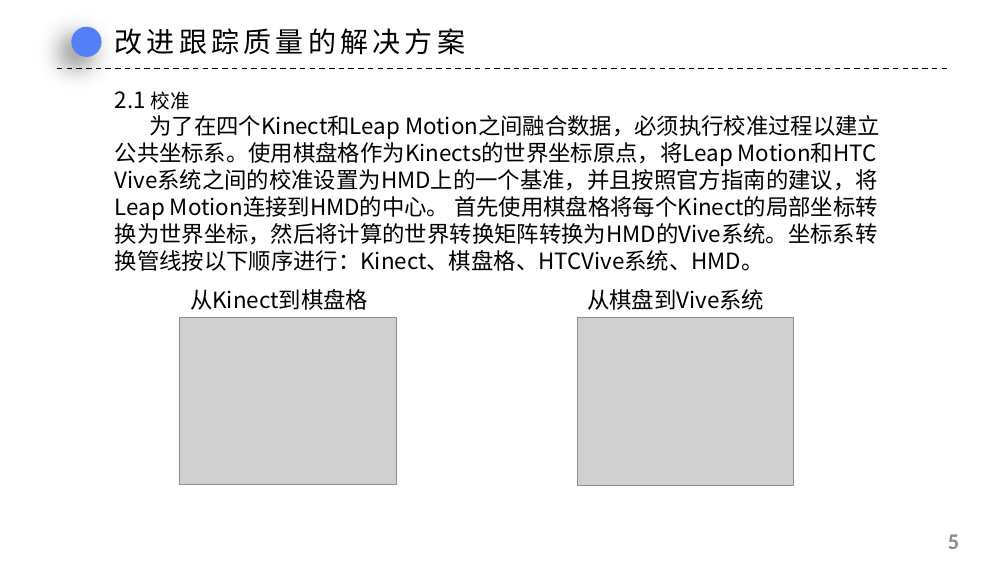
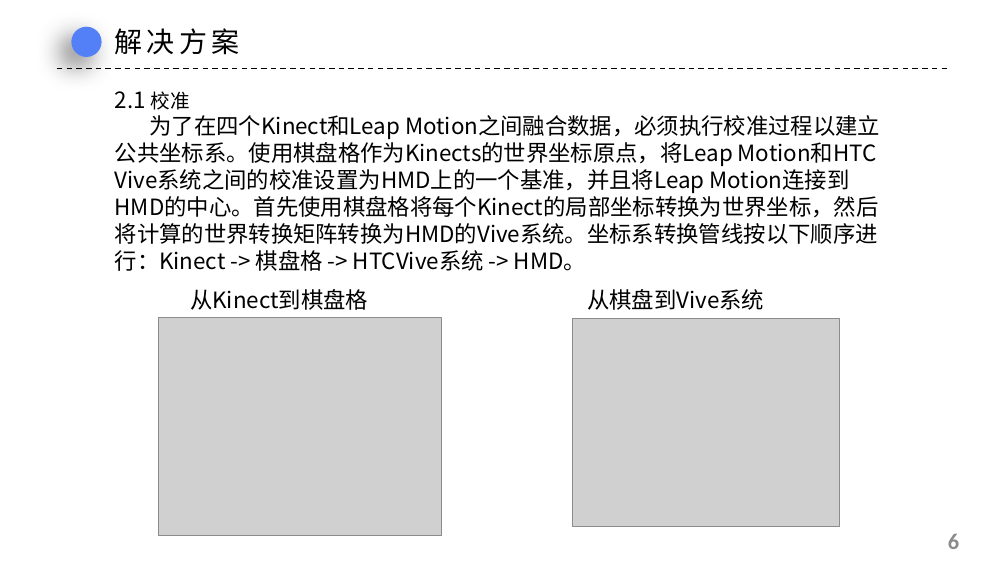
Before and after one commit to urnotmuqi/graphics2019, a slide deck: slide 6 of 21951468张雨薇/读书报告/仅用深度摄像头改善身体和手部追踪.pptx (slide 5 before the commit). Drawn at 1008x567 pixels with LibreOffice and Linux fonts; fonts in the diff are those of the drawing; grey boxes stand for pictures; background and template pictures are left out. Boxes give left, top, right and bottom in pixels: in the first picture for what was removed or moved away, otherwise in the second. Text is boxed around its words. In the diff, an @@ line names an element or a change of style, - is before the commit and + after.

```diff
--- a/21951468张雨薇/读书报告/仅用深度摄像头改善身体和手部追踪.pptx
+++ b/21951468张雨薇/读书报告/仅用深度摄像头改善身体和手部追踪.pptx
@@ text at (x1=115, y1=28, x2=240, y2=55): text changed @@
-改进跟踪质量的解决方案
+解决方案
@@ text at (x1=115, y1=115, x2=880, y2=271): text changed @@
-为了在四个Kinect和Leap Motion之间融合数据，必须执行校准过程以建立公共坐标系。使用棋盘格作为Kinects的世界坐标原点，将Leap Motion和HTC Vive系统之间的校准设置为HMD上的一个基准，并且按照官方指南的建议，将Leap Motion连接到HMD的中心。 首先使用棋盘格将每个Kinect的局部坐标转换为世界坐标，然后将计算的世界转换矩阵转换为HMD的Vive系统。坐标系转换管线按以下顺序进行：Kinect、棋盘格、HTCVive系统、HMD。
+为了在四个Kinect和Leap Motion之间融合数据，必须执行校准过程以建立公共坐标系。使用棋盘格作为Kinects的世界坐标原点，将Leap Motion和HTC Vive系统之间的校准设置为HMD上的一个基准，并且将Leap Motion连接到HMD的中心。首先使用棋盘格将每个Kinect的局部坐标转换为世界坐标，然后将计算的世界转换矩阵转换为HMD的Vive系统。坐标系转换管线按以下顺序进行：Kinect -> 棋盘格 -> HTCVive系统 -> HMD。
@@ picture resized from (x1=179, y1=318, x2=397, y2=485) to (x1=158, y1=318, x2=442, y2=535) @@
@@ picture resized from (x1=578, y1=318, x2=793, y2=485) to (x1=573, y1=319, x2=840, y2=526) @@
@@ page number at (x1=948, y1=534, x2=959, y2=549): text changed @@
-5
+6
```
Also in this commit, not shown: 9 other slides changed, 3 slides added, 1 slide removed.
